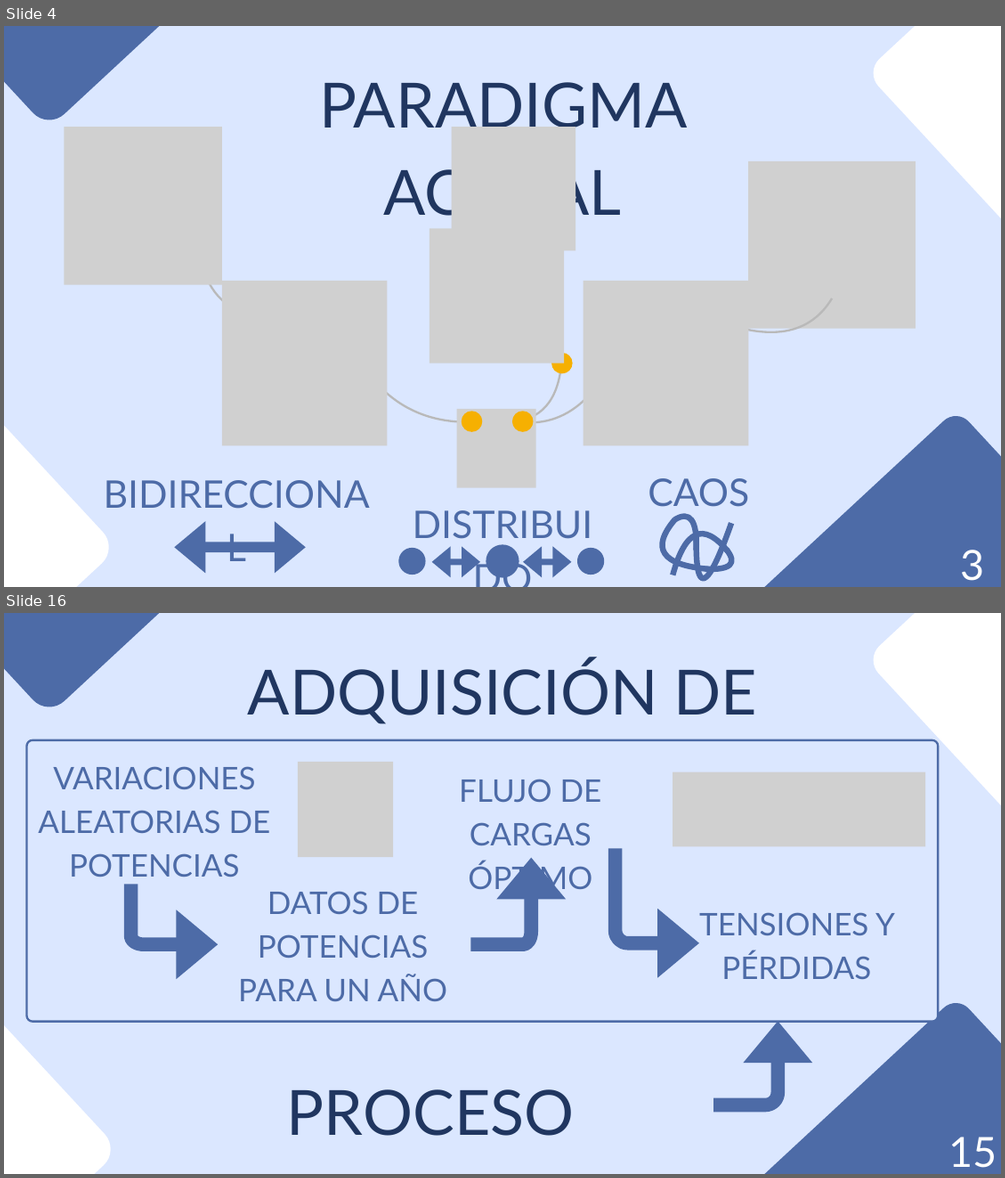
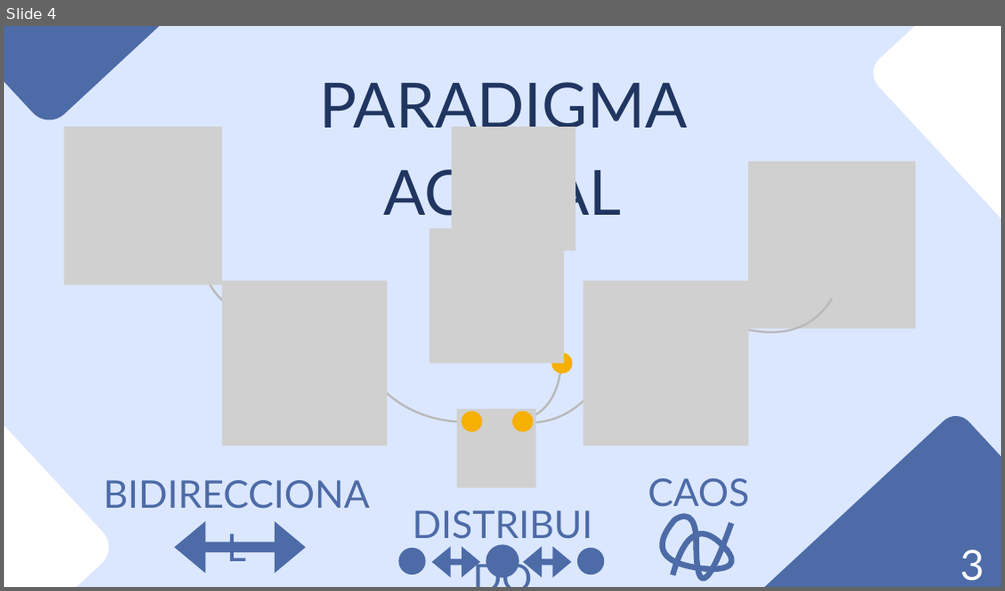
Before and after one commit to danilr16/TFG_Smart_Grids, a slide deck: Smart Grids Control de Redes Eléctricas con IA.pptx. Shown one above the other, each under a label of ours: slides 4 and 16 before the commit, slide 4 after it; the slides between them are not shown. The pictures are 1005x1178 and 1005x591 pixels, drawn with LibreOffice and Linux fonts; fonts in the diff are those of the drawing; grey boxes stand for pictures. Boxes give left, top, right and bottom in pixels: in the first picture for what was removed or moved away, otherwise in the second. Text is boxed around its words. In the diff, an @@ line names an element or a change of style, - is before the commit and + after.

```diff
--- a/Smart Grids Control de Redes Eléctricas con IA.pptx
+++ b/Smart Grids Control de Redes Eléctricas con IA.pptx
@@ slide 16 removed at bbox=[4, 613, 1001, 1174], background #DBE7FF @@
@@ freeform shape removed at bbox=[4, 613, 287, 716] @@
@@ freeform shape removed at bbox=[865, 613, 1001, 857] @@
@@ text removed at bbox=[248, 660, 757, 802] @@
-ADQUISICIÓN DE DATOS
@@ freeform shape removed at bbox=[27, 740, 938, 1022] @@
@@ picture removed at bbox=[298, 762, 393, 857] @@
@@ picture removed at bbox=[672, 772, 925, 846] @@
@@ group removed at bbox=[38, 766, 895, 1001]: 4 texts, 1 freeform shape @@
-VARIACIONES ALEATORIAS DE POTENCIAS
-DATOS DE POTENCIAS PARA UN AÑO
-FLUJO DE CARGAS ÓPTIMO
-TENSIONES Y PÉRDIDAS
@@ freeform shape removed at bbox=[470, 858, 531, 944] @@
@@ freeform shape removed at bbox=[131, 884, 218, 944] @@
@@ freeform shape removed at bbox=[4, 996, 120, 1174] @@
@@ freeform shape removed at bbox=[658, 996, 1001, 1174] @@
@@ freeform shape removed at bbox=[713, 1022, 777, 1105] @@
@@ text removed at bbox=[287, 1089, 574, 1135] @@
-PROCESO HEREDADO
@@ text removed at bbox=[948, 1136, 996, 1167] @@
-15
```
Also in this commit, not shown: 25 slides changed, 3 slides added, 34 other slides removed.
